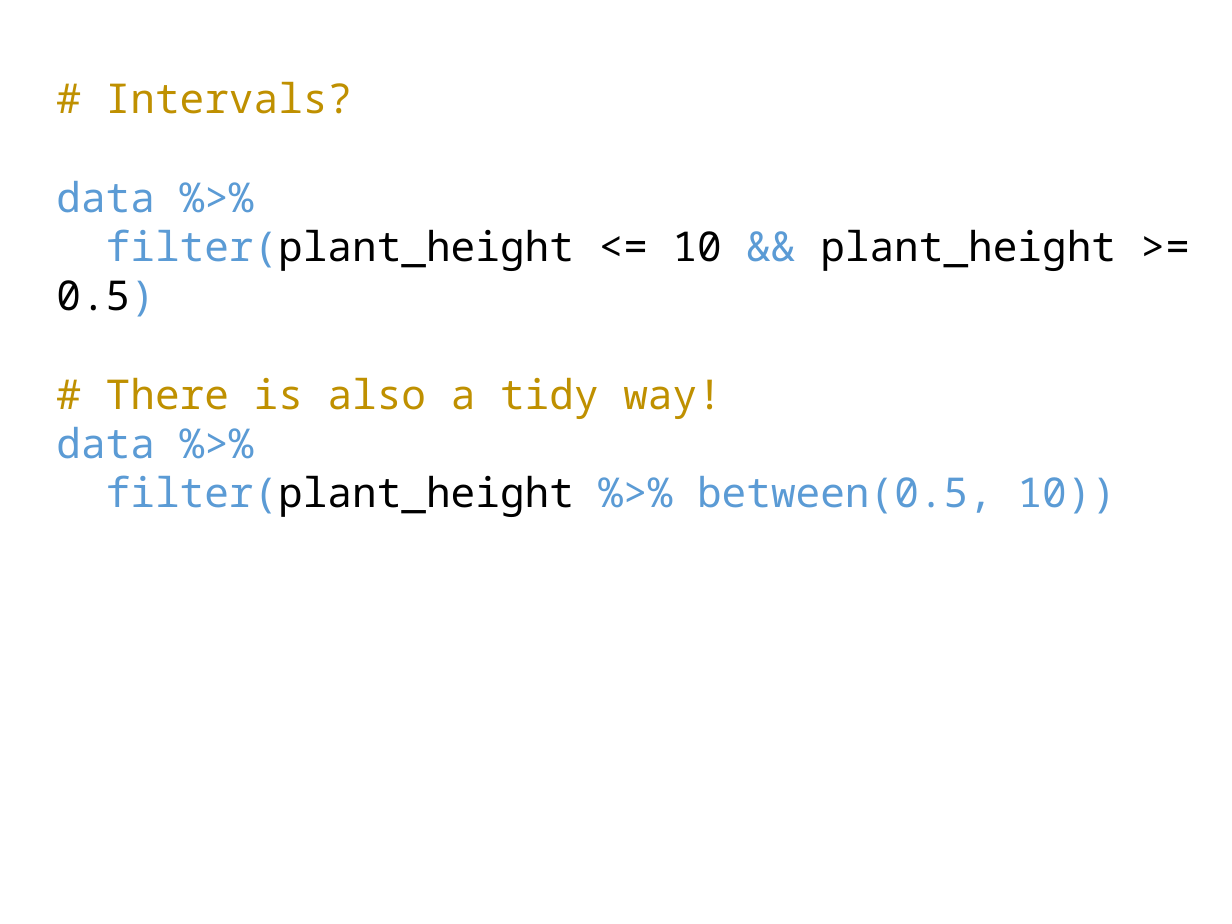
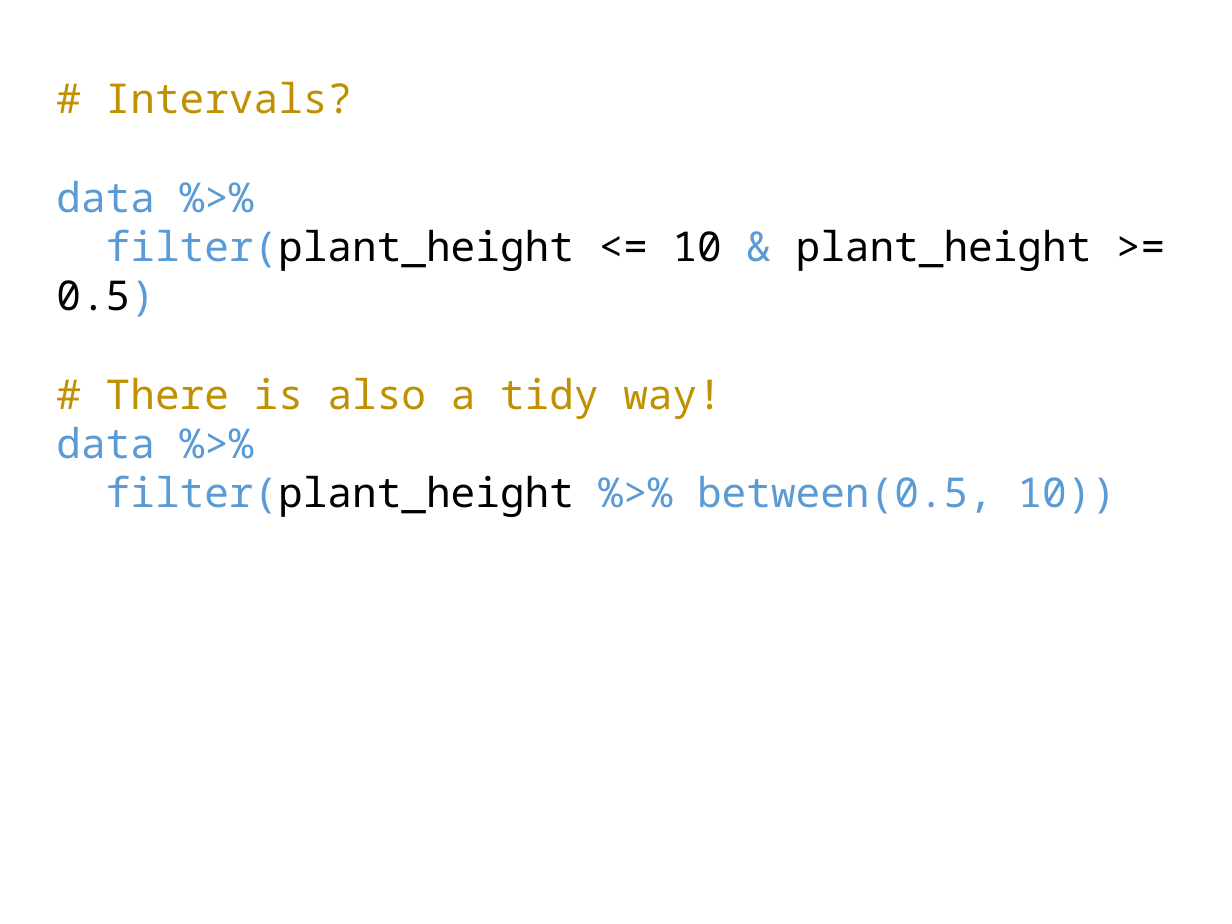
Before and after one commit to rvanmazijk/BioSci-tidyverse-workshop, a slide deck: slide 24 of slides-and-notes/day-2-slides.pptx (slide 26 before the commit). Drawn at 1232x924 pixels with LibreOffice and Linux fonts; fonts in the diff are those of the drawing. Boxes give left, top, right and bottom in pixels: in the first picture for what was removed or moved away, otherwise in the second. Text is boxed around its words. In the diff, an @@ line names an element or a change of style, - is before the commit and + after.

```diff
--- a/slides-and-notes/day-2-slides.pptx
+++ b/slides-and-notes/day-2-slides.pptx
@@ text at <box>56,229,1092,317</box>: text changed @@
-filter(plant_height <= 10 && plant_height >= 0.5)
+filter(plant_height <= 10 & plant_height >= 0.5)
```
Also in this commit, not shown: 2 other slides changed, 3 slides removed.
